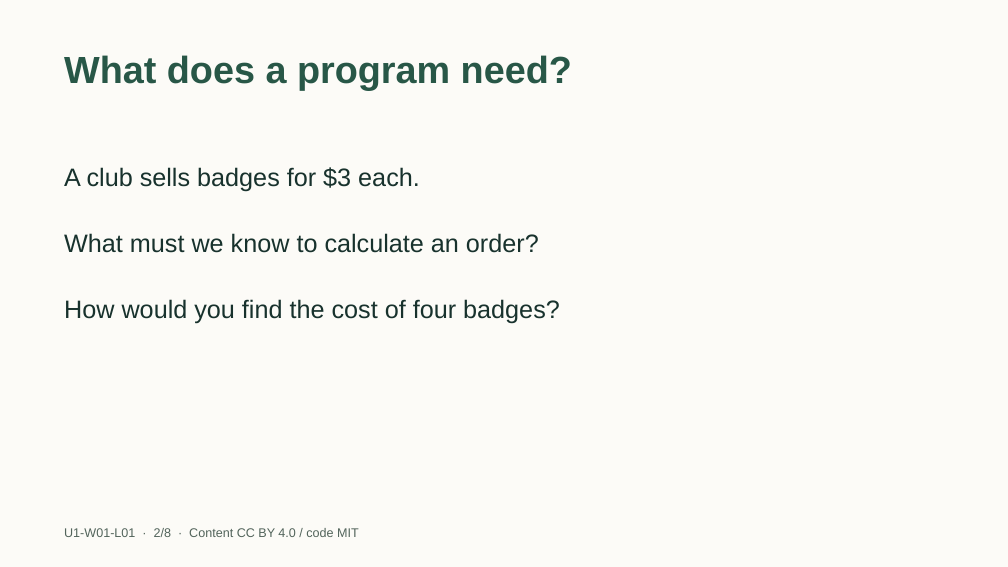
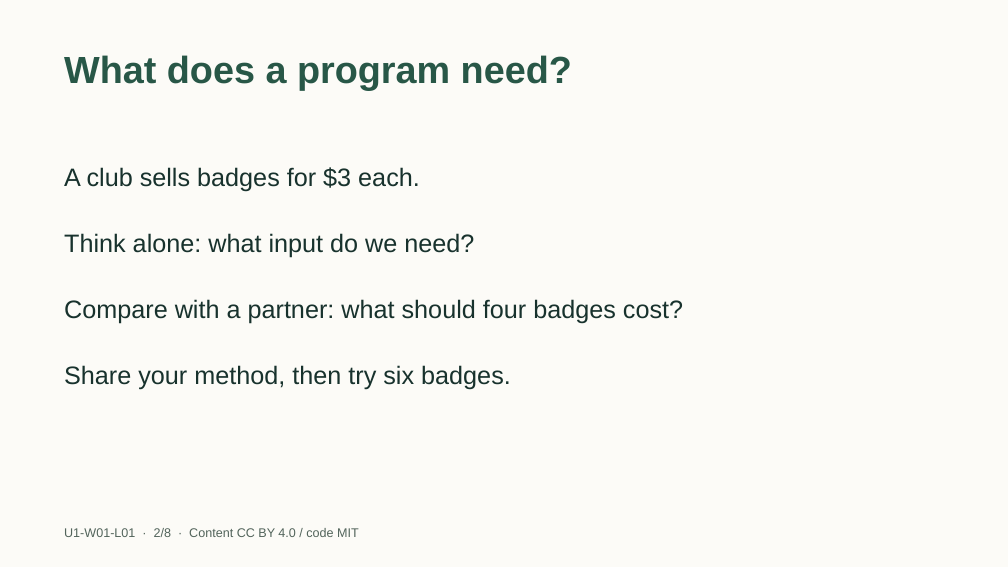
Before and after one commit to EdugenIO/cs-atar-textbook, a slide deck: slide 2 of dist/slides/u1-w01-l01.pptx. Drawn at 1008x567 pixels with LibreOffice and Linux fonts; fonts in the diff are those of the drawing. Boxes give left, top, right and bottom in pixels: in the first picture for what was removed or moved away, otherwise in the second. Text is boxed around its words. In the diff, an @@ line names an element or a change of style, - is before the commit and + after.

```diff
--- a/dist/slides/u1-w01-l01.pptx
+++ b/dist/slides/u1-w01-l01.pptx
@@ text at [64,233,474,258]: text changed @@
-What must we know to calculate an order?
+Think alone: what input do we need?
@@ text at [64,299,683,324]: text changed @@
-How would you find the cost of four badges?
+Compare with a partner: what should four badges cost?
@@ text added at [64,365,511,390], 24 pt, text #18322D @@
+Share your method, then try six badges.
```
Also in this commit, not shown: 4 other slides changed, 12 other files.
